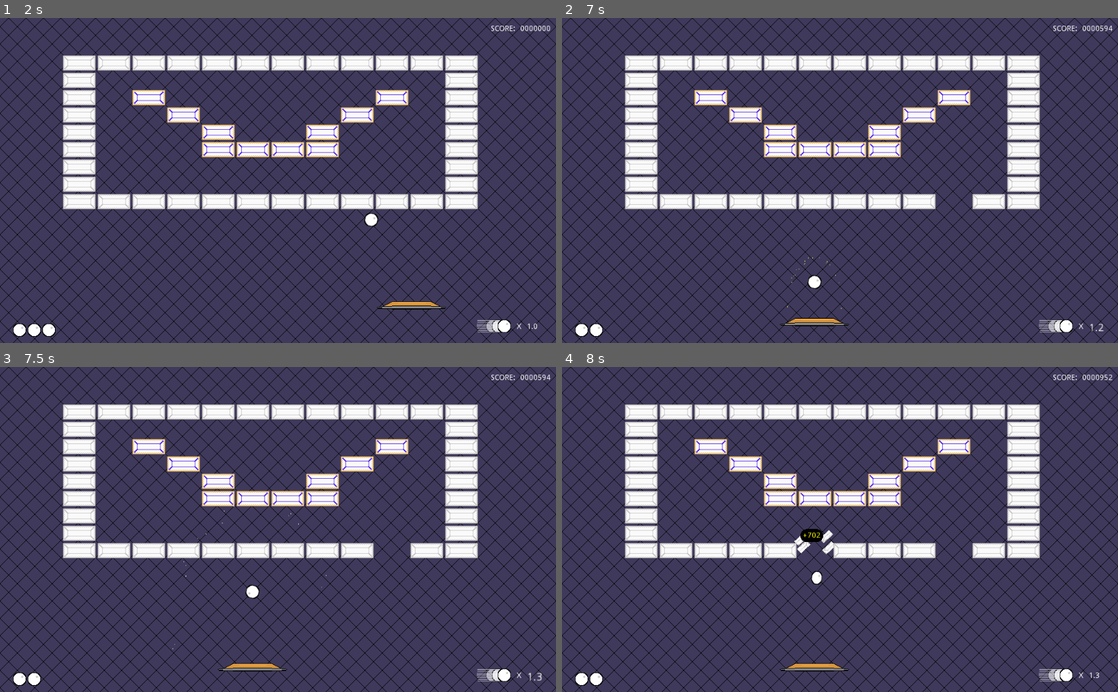
Above: before the commit, frames 1-4 (two rows, left to right).
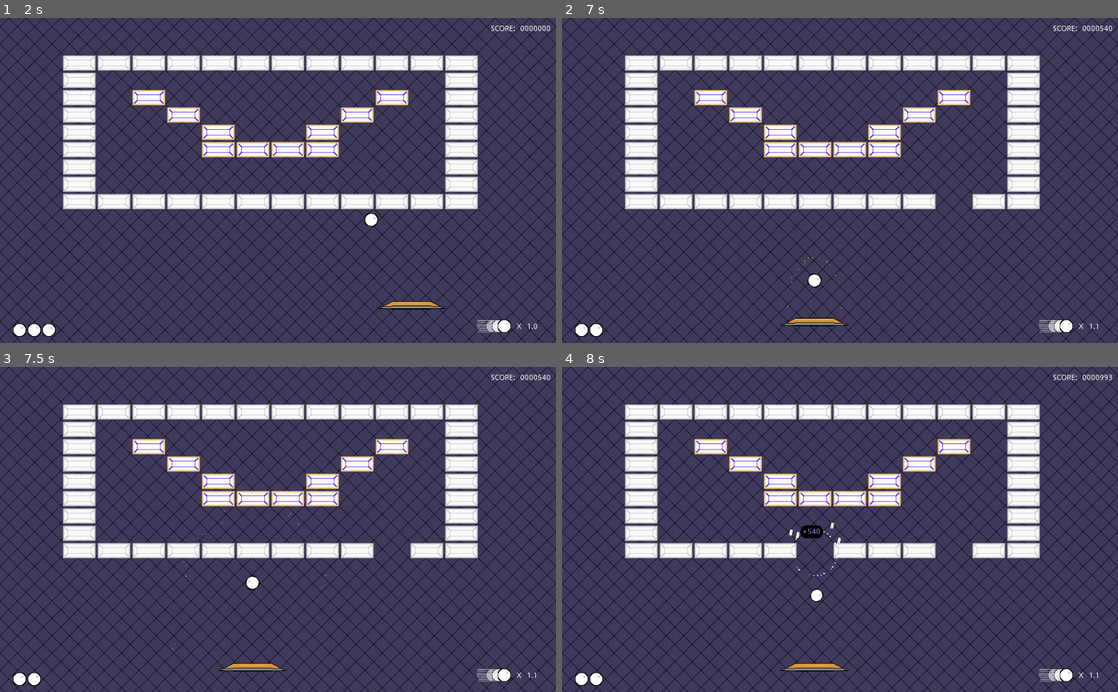
Above: after the commit, the same moments.

Repository: Anatolij-Grigorjev/Breakout4Godot
Game: Godot game, scene res://BreakoutGame.tscn
Same seed, same stepped clock (60 frames per second), same inputs: the game is played once before the commit and once after it.
Inputs (mouse positions are in pixels of both pictures, inside the frame that each line leads up to):
- Up to frame 1 (2 s): tap Enter (ui_accept) at 0.5, 0.77 s; move the mouse to (400, 164) at 0.52 s; hold Right (paddle_right) 0.53-1.25 s; tap Space (paddle_launch_ball) at 0.6 s; click (400, 164) at 0.67 s; drag from (166, 196) to (250, 245) at 1.27 s
- Up to frame 2 (7 s): move the mouse to (895, 109) at 2.02 s; hold Right (paddle_right) 2.03-2.75 s; tap Ctrl at 2.1, 5.1 s; drag from (812, 245) to (673, 131) at 2.77 s; move the mouse to (1006, 229) at 3.52 s; hold Left (paddle_left) 3.53-4.25 s; tap Space (paddle_launch_ball) at 3.6, 6.6 s; tap Enter (ui_accept) at 3.77, 5, 6.5, 6.77 s; drag from (673, 131) to (756, 99) at 4.27 s; move the mouse to (867, 180) at 5.02 s; hold Left (paddle_left) 5.03-5.75 s; click (867, 180) at 5.17 s; drag from (756, 99) to (728, 196) at 5.77 s; move the mouse to (962, 164) at 6.52 s; hold Up (paddle_ball_speedup) from 6.53 s (still down)
- Up to frame 3 (7.5 s): release Up (paddle_ball_speedup) at 7.25 s; drag from (166, 545) to (250, 594) at 7.27 s
- Up to frame 4 (8 s): no input

Frame 1 is identical in both runs. In frame 2, 0.1% of the frame differs, in the area x 44-99%, y 2-97%; in frame 3, 0.2%; in frame 4, 0.5%, in the area x 40-99%, y 2-96%.

Commit message:
remove specific ball global reference for stage

Diff:
--- a/game/BreakoutGame.gd
+++ b/game/BreakoutGame.gd
@@ -2,6 +2,7 @@
 
 const FlashPointsScn = preload("res://gui/ScoredPoints.tscn")
 const BallTrailScn = preload("res://ball/BallTrail.tscn")
+const BallScn = preload("res://ball/Ball.tscn")
 
 
 signal game_over(total_score)
@@ -9,7 +10,6 @@
 
 onready var bg = $BG/Background
 onready var bricks = $BricksMap
-onready var ball = $Paddle/Ball
 onready var paddle = $Paddle
 onready var ballSmokes = $ParticlesBattery
 onready var camera = $Camera2D
@@ -28,7 +28,9 @@
 # Called when the node enters the scene tree for the first time.
 func _ready():
 	scoreCounter.value = currentScore
-	ball.connect("ball_collided", self, "_on_ball_collided")
+	#hook first ball up
+	$Paddle/Ball.connect("ball_collided", self, "_on_ball_collided")
+
 	bricks.connect("brickDestroyed", self, "_on_brick_destroyed")
 	bricks.connect("brick_damaged", self, "_on_brick_damaged")
 	bricks.connect("map_cleared", self, "_on_bricksmap_cleared")
@@ -50,8 +52,10 @@
 	stageFinished = false
 	_hide_stage_end_message()
 
-	ball.stop()
-	remove_child(ball)
+	for ball in _get_active_balls():
+		ball.queue_free()
+
+	var ball = _create_new_ball()
 	paddle.attach_ball(ball)
 	paddle.enable_control()
 
@@ -66,12 +70,12 @@
 		return
 
 	livesCounter.numExtraBalls -= 1
-	var new_ball = load("res://ball/Ball.tscn").instance()
+	var new_ball = _create_new_ball()
 	paddle.attach_ball(new_ball)
 
 
 
-func _on_ball_collided(collision: KinematicCollision2D):
+func _on_ball_collided(ball: Ball, collision: KinematicCollision2D):
 
 	if (collision.collider.is_in_group("bricks")):
 		cameraShake.beginShake()
@@ -83,21 +87,23 @@
 	#only speedup not attached ball
 	if paddle.ball_attached:
 		return
-	if ball.is_at_max_speed():
-		ball.stop_glowing()
-		return
 
-	ball.speedup_ball()
+	for ball in _get_active_balls():
+		if ball.is_at_max_speed():
+			ball.stop_glowing()
+			continue
+		ball.speedup_ball()
 
 
 func _on_paddle_ball_speedup_started():
 
 	if paddle.ball_attached:
 		return
-	if ball.is_at_max_speed():
-		return
 
-	ball.glow()
+	for ball in _get_active_balls():
+		if ball.is_at_max_speed():
+			continue
+		ball.glow()
 
 
 func _on_paddle_ball_speedup_ended():
@@ -105,7 +111,8 @@
 	if paddle.ball_attached:
 		return
 
-	ball.stop_glowing()
+	for ball in _get_active_balls():
+		ball.stop_glowing()
 
 
 
@@ -124,8 +131,9 @@
 
 func _on_ball_fallen(ball):
 
-	var num_balls_in_scene = get_tree().get_nodes_in_group("ball").size()
+	var num_balls_in_scene = _get_active_balls().size()
 	if num_balls_in_scene > 1:
+		ball.queue_free()
 		return
 	if (livesCounter.numExtraBalls <= 0):
 		emit_signal("game_over", scoreCounter.value)
@@ -142,7 +150,8 @@
 func _on_bricksmap_cleared(cleared_bricks: int):
 	print("cleared brickmap with %s bricks" % cleared_bricks)
 	stageFinished = true
-	ball.currentSpeed = 0.0
+	for ball in _get_active_balls():
+		ball.currentSpeed = 0.0
 	paddle.disable_control()
 	_show_stage_end_message("SUCCESS\nSCORE: " + str(scoreCounter.value))
 
@@ -159,7 +168,7 @@
 
 func _get_points_for_brick_type(type: int) -> float:
 	var base_points = bricks.get_points_for_brick_type(type)
-	return base_points * ball.currentSpeedupCoef()
+	return base_points # * ball.currentSpeedupCoef()
 
 
 func _fire_collision_particles(collision: KinematicCollision2D):
@@ -173,3 +182,12 @@
 	flashPoints.global_position = score_origin - Vector2(-5, 15)
 	flashPoints.text = "+%s" % int(points)
 	add_child(flashPoints)
+
+
+func _get_active_balls() -> Array:
+	return get_tree().get_nodes_in_group("ball")
+
+func _create_new_ball():
+	var ball =  BallScn.instance()
+	ball.connect("ball_collided", self, "_on_ball_collided")
+	return ball
--- a/game/ball/Ball.gd
+++ b/game/ball/Ball.gd
@@ -1,7 +1,7 @@
 extends KinematicBody2D
 class_name Ball
 
-signal ball_collided(collision)
+signal ball_collided(ball, collision)
 signal ball_speed_changed(ball)
 
 onready var anim: AnimationPlayer = $AnimationPlayer
@@ -96,7 +96,7 @@
 
 	direction = _adjust_horizontal_bounce_direction(next_direction, collision.collider)
 
-	emit_signal("ball_collided", collision)
+	emit_signal("ball_collided", self, collision)
 
 
 func speedup_ball():
